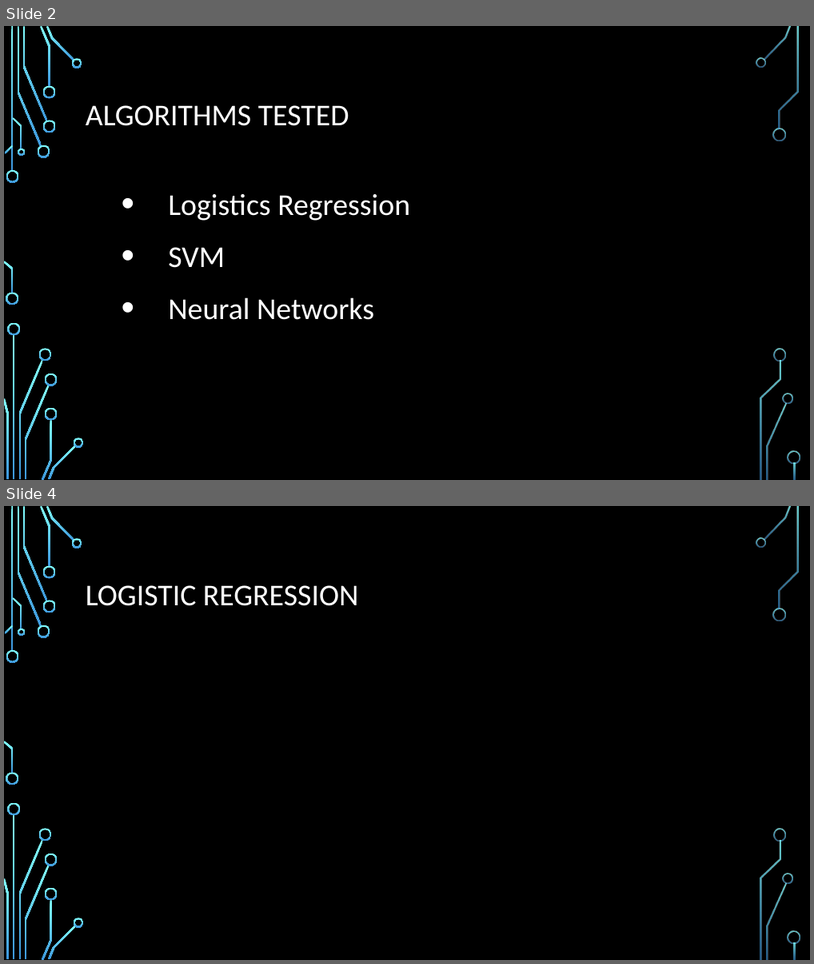
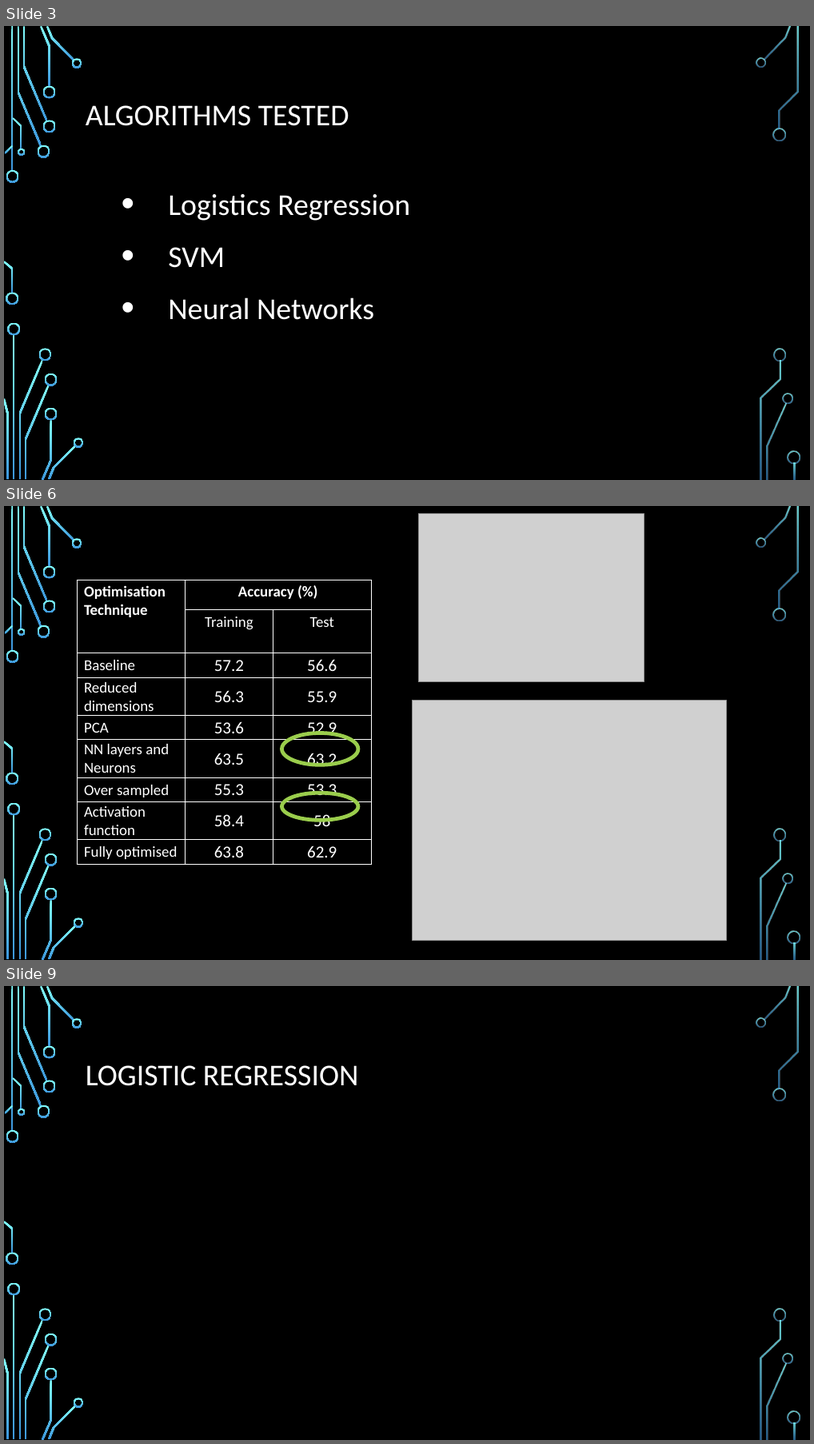
Before and after one commit to DanielHughes1580/Project_4_Group_5, a slide deck: Presentation.pptx. Shown one above the other, each under a label of ours: slides 2 and 4 before the commit, slides 3, 6 and 9 after it; the slides between them are not shown. The pictures are 814x964 and 814x1444 pixels, drawn with LibreOffice and Linux fonts; fonts in the diff are those of the drawing; grey boxes stand for pictures; background and template pictures are left out. Boxes give left, top, right and bottom in pixels: in the first picture for what was removed or moved away, otherwise in the second. Text is boxed around its words. In the diff, an @@ line names an element or a change of style, - is before the commit and + after.

```diff
--- a/Presentation.pptx
+++ b/Presentation.pptx
@@ slide 6 added at (4,506,810,960), background picture (left out); not listed: 36 template elements that a slide beside it also shows @@
@@ picture added at (418,513,644,682) @@
@@ table added at (77,580,370,862), 9 rows, 3 columns @@
+Optimisation Technique | Accuracy (%) | 
+ | Training | Test
+Baseline | 57.2 | 56.6
+Reduced dimensions | 56.3 | 55.9
+PCA | 53.6 | 52.9
+NN layers and Neurons | 63.5 | 63.2
+Over sampled | 55.3 | 53.3
+Activation function | 58.4 | 58
+Fully optimised | 63.8 | 62.9
@@ picture added at (412,700,727,940) @@
@@ ellipse added at (282,733,358,765), outline #9ACD4C 4.5 pt @@
@@ ellipse added at (282,792,358,820), outline #9ACD4C 4.5 pt @@
@@ what was slide 2 is now slide 3 @@
@@ what was slide 4 is now slide 9 @@
```
Also in this commit, not shown: 1 slide changed, 4 other slides added, 1 slide removed, 16 other files.
